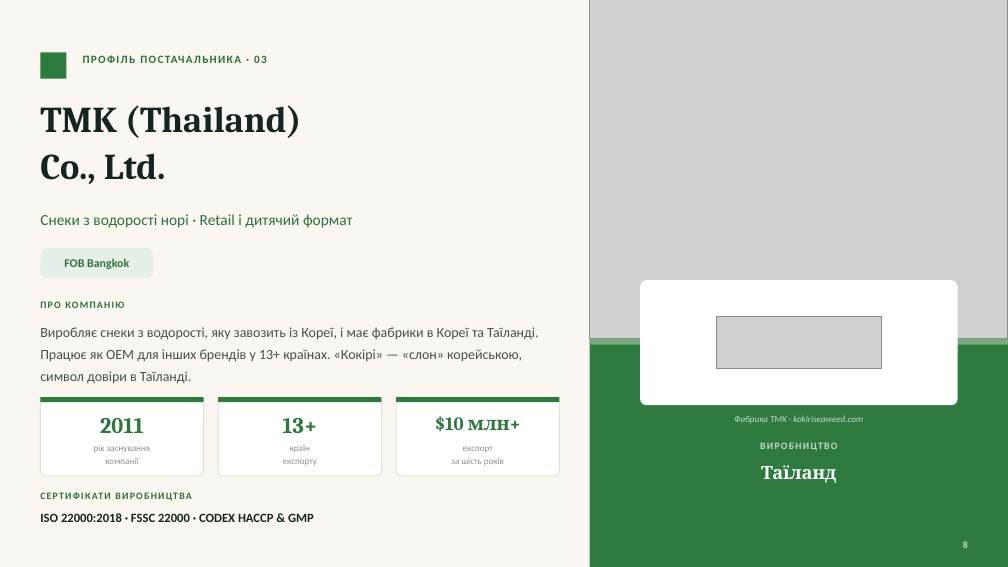
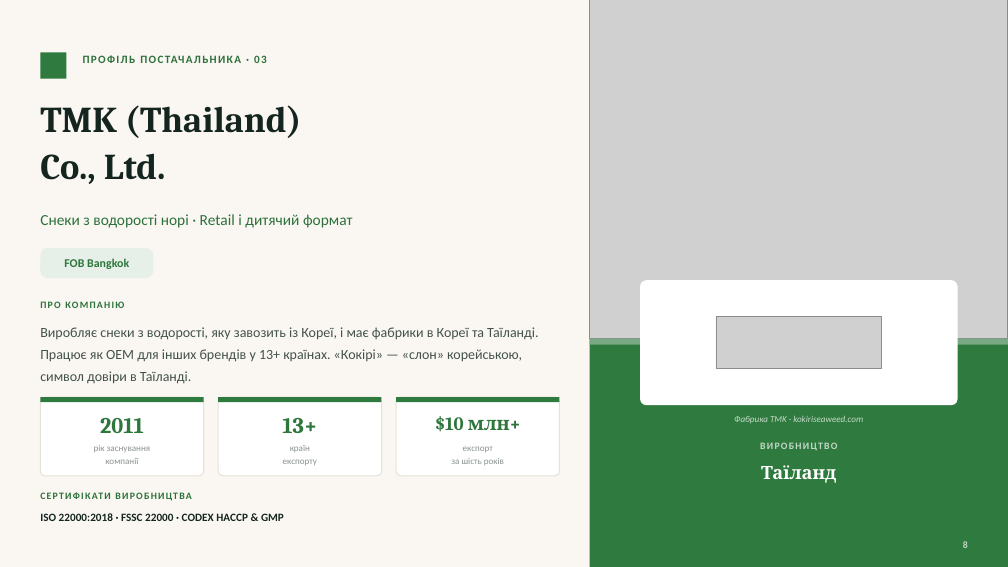
Before and after one commit to IllyaChaplygin/Chaplygin-Illya, a slide deck: slide 8 of presentation/Постачальники_снеків_собівартість.pptx. Drawn at 1008x567 pixels with LibreOffice and Linux fonts; fonts in the diff are those of the drawing; grey boxes stand for pictures. Boxes give left, top, right and bottom in pixels: in the first picture for what was removed or moved away, otherwise in the second. Text is boxed around its words. In the diff, an @@ line names an element or a change of style, - is before the commit and + after.

```diff
--- a/presentation/Постачальники_снеків_собівартість.pptx
+++ b/presentation/Постачальники_снеків_собівартість.pptx
@@ text "ISO 22000:2018 · FSSC 22000 ..." at box(40, 513, 284, 521): size 9 to 8 pt @@
```
Also in this commit, not shown: 4 other slides changed, 1 slide added, 1 slide removed, 10 other files.
